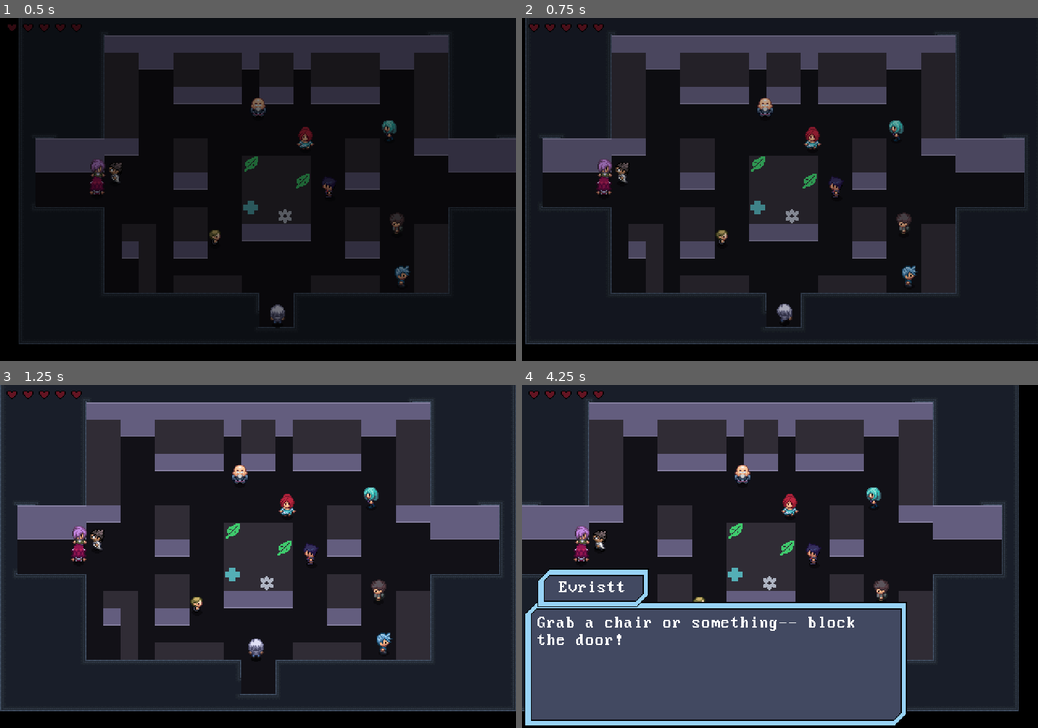
Above: before the commit, frames 1-4 (two rows, left to right).
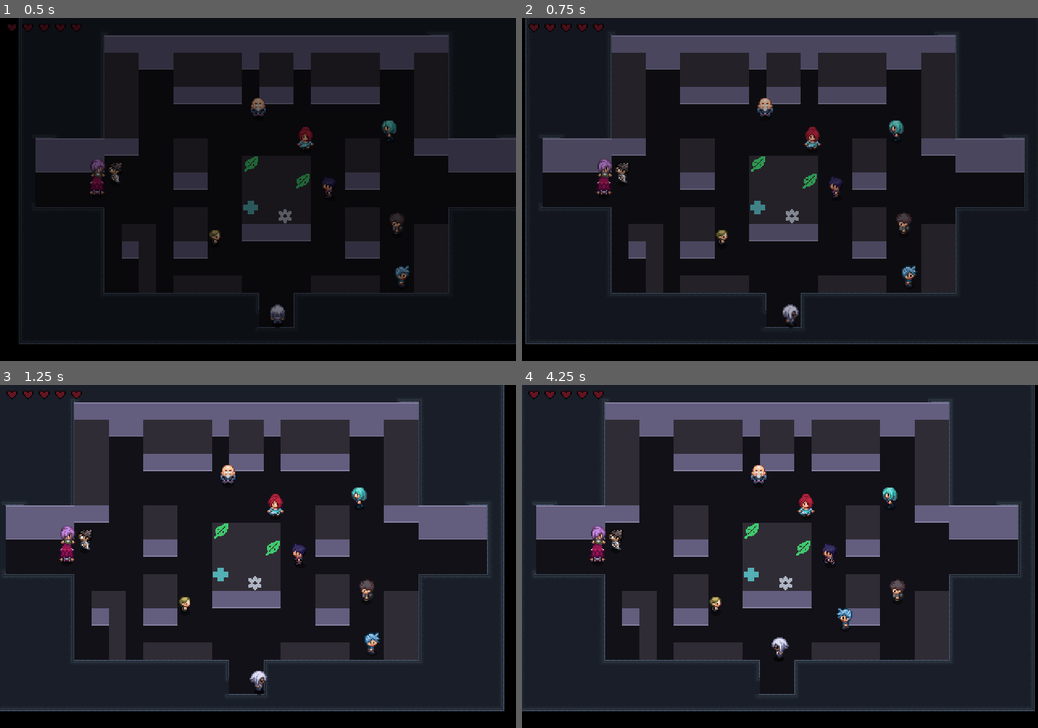
Above: after the commit, the same moments.

Repository: AmethystBlack/personal
Game: Godot game, scene res://world.tscn
Same seed, same stepped clock (60 frames per second), same inputs: the game is played once before the commit and once after it.
Inputs (mouse positions are in pixels of both pictures, inside the frame that each line leads up to):
- Up to frame 1 (0.5 s): no input
- Up to frame 2 (0.75 s): move the mouse to (909, 131) at 0.52 s; hold Right (ui_right) from 0.53 s (still down); tap Q (misc) at 0.6 s; click (909, 131) at 0.67 s
- Up to frame 3 (1.25 s): keep holding Right (ui_right)
- Up to frame 4 (4.25 s): move the mouse to (620, 539) at 1.27 s; release Right (ui_right) at 1.28 s; hold Down (ui_down) 1.28-2.03 s; tap Space (attack) at 1.35 s; click (620, 539) at 1.42 s; tap Q (misc) at 1.55, 2.1, 3.05, 3.6 s; move the mouse to (893, 642) at 2.02 s; hold Right (ui_right) 2.03-2.78 s; click (893, 642) at 2.17 s; move the mouse to (836, 628) at 2.77 s; hold Up (ui_up) 2.78-3.53 s; tap X (roll) at 2.85 s; click (836, 628) at 2.92 s; move the mouse to (816, 556) at 3.52 s; hold Left (ui_left) from 3.53 s (still down); click (816, 556) at 3.67 s

Frame 1 is identical in both runs. In frame 2, 0.2% of the frame differs, in the area x 49-54%, y 83-91%; in frame 3, 16%; in frame 4, 44%, in the area x 0-100%, y 0-100%.

Commit message:
cass's super mega awesome commit DO NOT STEAL
idk whats in this lol

Diff:
--- a/Polar/character/PolarNPC/Evristt/evristt.tscn
+++ b/Polar/character/PolarNPC/Evristt/evristt.tscn
@@ -152,6 +152,8 @@
 height = 14.0
 
 [node name="Evristt" instance=ExtResource("1_x42jb")]
+collision_layer = 3
+collision_mask = 1
 skin = ExtResource("2_yrk7i")
 
 [node name="ShadowSprite" type="Sprite2D" parent="." index="0"]
@@ -180,6 +182,10 @@
 [node name="AttackHitbox" parent="HitboxPivot" index="0"]
 collision_layer = 8
 
+[node name="InteractRange" parent="HitboxPivot" index="1"]
+collision_layer = 0
+collision_mask = 2
+
 [node name="Hurtbox" parent="." index="6" instance=ExtResource("4_65ibq")]
 collision_mask = 4
 
@@ -195,6 +201,10 @@
 [node name="Stats" parent="." index="9"]
 max_health = 5
 initiative = 70
+
+[node name="SoftCollision" parent="." index="10"]
+collision_layer = 1
+collision_mask = 1
 
 [node name="NavigationAgent2D" type="NavigationAgent2D" parent="." index="11"]
 path_desired_distance = 8.0
@@ -204,6 +214,10 @@
 radius = 12.0
 debug_enabled = true
 
+[node name="Interaction" parent="." index="12"]
+collision_layer = 2
+collision_mask = 0
+
 [connection signal="area_entered" from="Hurtbox" to="." method="_on_hurtbox_area_entered"]
 [connection signal="invincibility_ended" from="Hurtbox" to="." method="_on_hurtbox_invincibility_ended"]
 [connection signal="invincibility_started" from="Hurtbox" to="." method="_on_hurtbox_invincibility_started"]
--- a/Polar/character/actor.tscn
+++ b/Polar/character/actor.tscn
@@ -532,7 +532,8 @@
 height = 20.0
 
 [node name="Actor" type="CharacterBody2D"]
-collision_layer = 3
+collision_layer = 2
+collision_mask = 0
 script = ExtResource("1_rvb4x")
 skin = ExtResource("2_c7p8k")
 
@@ -565,6 +566,7 @@
 [node name="Hurtbox" parent="PhysicalCollision" instance=ExtResource("9_b1ox4")]
 position = Vector2(-2, -7.23998e-06)
 rotation = 1.5708
+collision_layer = 2
 collision_mask = 4
 
 [node name="CollisionShape2D" parent="PhysicalCollision/Hurtbox" index="0"]
@@ -598,7 +600,7 @@
 
 [node name="AttackHitbox" parent="HitboxPivot" instance=ExtResource("7_w6ww0")]
 position = Vector2(14, -7)
-collision_layer = 12
+collision_layer = 4
 script = ExtResource("8_0v0kl")
 
 [node name="CollisionShape2D" parent="HitboxPivot/AttackHitbox" index="0"]
@@ -608,7 +610,8 @@
 
 [node name="InteractRange" parent="HitboxPivot" instance=ExtResource("7_w6ww0")]
 position = Vector2(14, -7)
-collision_mask = 2
+collision_layer = 8
+collision_mask = 8
 script = null
 
 [node name="CollisionShape2D" parent="HitboxPivot/InteractRange" index="0"]
@@ -620,14 +623,16 @@
 [node name="Stats" parent="." instance=ExtResource("9_n3prt")]
 
 [node name="SoftCollision" parent="." instance=ExtResource("10_k7a2a")]
+collision_layer = 32
+collision_mask = 32
 
 [node name="CollisionShape2D" parent="SoftCollision" index="0"]
 visible = false
 shape = SubResource("CircleShape2D_uhepv")
 
 [node name="Interaction" type="Area2D" parent="."]
-collision_layer = 2
-collision_mask = 0
+collision_layer = 8
+collision_mask = 8
 
 [node name="CollisionShape2D" type="CollisionShape2D" parent="Interaction"]
 visible = false
--- a/Polar/character/player/player_control.gd
+++ b/Polar/character/player/player_control.gd
@@ -46,8 +46,8 @@
 
 
 func process_misc():
-	#interact()
-	h.map.introScene()
+	interact()
+	#h.map.introScene()
 
 func interact():
 	player.interactHitbox.disabled = false
--- a/Polar/maps/gift_shop.tscn
+++ b/Polar/maps/gift_shop.tscn
@@ -39,46 +39,68 @@
 
 [node name="Allia" parent="ObjectPlane/Actors" index="0" instance=ExtResource("2_b6qbh")]
 position = Vector2(345, 131)
+collision_layer = 3
+collision_mask = 1
 defaultFacing = 1
 
 [node name="Aurisch" parent="ObjectPlane/Actors" index="1" instance=ExtResource("3_k5hpl")]
 position = Vector2(90, 171)
+collision_layer = 3
+collision_mask = 1
 defaultFacing = 1
 
 [node name="Brite" parent="ObjectPlane/Actors" index="2" instance=ExtResource("4_vvdiq")]
 position = Vector2(357, 267)
+collision_layer = 3
+collision_mask = 1
 defaultFacing = 2
 
 [node name="Evristt" parent="ObjectPlane/Actors" index="3" instance=ExtResource("5_k307a")]
 position = Vector2(241, 303)
+collision_layer = 3
+collision_mask = 1
 defaultFacing = 3
 
 [node name="PlayerControl" parent="ObjectPlane/Actors/Evristt" index="14" instance=ExtResource("7_hodsc")]
 
 [node name="Flaw" parent="ObjectPlane/Actors" index="4" instance=ExtResource("6_d30u8")]
 position = Vector2(290, 185)
+collision_layer = 3
+collision_mask = 1
 defaultFacing = 1
 
 [node name="Jadd" parent="ObjectPlane/Actors" index="5" instance=ExtResource("7_igjdv")]
 position = Vector2(352, 219)
+collision_layer = 3
+collision_mask = 1
 defaultFacing = 1
 
 [node name="Kie" parent="ObjectPlane/Actors" index="6" instance=ExtResource("8_s2usi")]
 position = Vector2(183, 229)
+collision_layer = 3
+collision_mask = 1
 defaultFacing = 2
 
 [node name="Lee" parent="ObjectPlane/Actors" index="7" instance=ExtResource("9_ybnlt")]
 position = Vector2(74, 167)
+collision_layer = 3
+collision_mask = 1
 
 [node name="Maerunn" parent="ObjectPlane/Actors" index="8" instance=ExtResource("10_bs5iq")]
 position = Vector2(73, 183)
+collision_layer = 3
+collision_mask = 1
 defaultFacing = 3
 
 [node name="Maudritt" parent="ObjectPlane/Actors" index="9" instance=ExtResource("11_4ibsm")]
 position = Vector2(223, 110)
+collision_layer = 3
+collision_mask = 1
 
 [node name="North" parent="ObjectPlane/Actors" index="10" instance=ExtResource("12_v8oo1")]
 position = Vector2(267, 140)
+collision_layer = 3
+collision_mask = 1
 
 [node name="Resource" parent="ObjectPlane/Interactables" index="0" instance=ExtResource("14_qbfm8")]
 position = Vector2(216, 152)
--- a/Polar/maps/station.tscn
+++ b/Polar/maps/station.tscn
@@ -33,39 +33,63 @@
 
 [node name="Allia" parent="ObjectPlane" index="0" instance=ExtResource("2_mwyhu")]
 position = Vector2(284, 416)
+collision_layer = 3
+collision_mask = 1
 
 [node name="Aurisch" parent="ObjectPlane" index="1" instance=ExtResource("3_0aiqv")]
 position = Vector2(186, 321)
+collision_layer = 3
+collision_mask = 1
 
 [node name="Brite" parent="ObjectPlane" index="2" instance=ExtResource("4_rftux")]
 position = Vector2(167, 365)
+collision_layer = 3
+collision_mask = 1
 
 [node name="Evristt" parent="ObjectPlane" index="3" instance=ExtResource("5_4u2ep")]
 position = Vector2(299, 494)
+collision_layer = 3
+collision_mask = 1
 
 [node name="Flaw" parent="ObjectPlane" index="4" instance=ExtResource("6_agh1e")]
 position = Vector2(319, 512)
+collision_layer = 3
+collision_mask = 1
 
 [node name="Jadd" parent="ObjectPlane" index="5" instance=ExtResource("7_eaywx")]
 position = Vector2(263, 398)
+collision_layer = 3
+collision_mask = 1
 
 [node name="Kie" parent="ObjectPlane" index="6" instance=ExtResource("8_21vj0")]
 position = Vector2(279, 350)
+collision_layer = 3
+collision_mask = 1
 
 [node name="Lee" parent="ObjectPlane" index="7" instance=ExtResource("9_6abqd")]
 position = Vector2(341, 501)
+collision_layer = 3
+collision_mask = 1
 
 [node name="Maerunn" parent="ObjectPlane" index="8" instance=ExtResource("10_kkixc")]
 position = Vector2(320, 481)
+collision_layer = 3
+collision_mask = 1
 
 [node name="Maudritt" parent="ObjectPlane" index="9" instance=ExtResource("11_ccckv")]
 position = Vector2(164, 489)
+collision_layer = 3
+collision_mask = 1
 
 [node name="North" parent="ObjectPlane" index="10" instance=ExtResource("12_2i71d")]
 position = Vector2(361, 377)
+collision_layer = 3
+collision_mask = 1
 
 [node name="Venillo" parent="ObjectPlane" index="11" instance=ExtResource("14_wya3h")]
 position = Vector2(119, 403)
+collision_layer = 3
+collision_mask = 1
 
 [node name="Freibot" parent="ObjectPlane" index="12" instance=ExtResource("15_yenmb")]
 position = Vector2(253, 458)
--- a/Polar/project.godot
+++ b/Polar/project.godot
@@ -85,7 +85,8 @@
 
 2d_physics/layer_1="Physical Map"
 2d_physics/layer_2="Actors"
-2d_physics/layer_3="Hurtbox"
+2d_physics/layer_3="Damage"
+2d_physics/layer_4="Interaction"
 2d_physics/layer_6="SoftCollisions"
 
 [rendering]
--- a/Polar/testMapInherited.tscn
+++ b/Polar/testMapInherited.tscn
@@ -21,26 +21,32 @@
 
 [node name="Enemy" parent="ObjectPlane" index="0" instance=ExtResource("2_yc8tv")]
 position = Vector2(73, 418)
+collision_mask = 1
 skin = ExtResource("3_kmkwg")
 
 [node name="Enemy2" parent="ObjectPlane" index="1" instance=ExtResource("2_yc8tv")]
 position = Vector2(230, 324)
+collision_mask = 1
 skin = ExtResource("3_kmkwg")
 
 [node name="Enemy3" parent="ObjectPlane" index="2" instance=ExtResource("2_yc8tv")]
 position = Vector2(347, 431)
+collision_mask = 1
 skin = ExtResource("3_kmkwg")
 
 [node name="Enemy4" parent="ObjectPlane" index="3" instance=ExtResource("2_yc8tv")]
 position = Vector2(92, 340)
+collision_mask = 1
 skin = ExtResource("3_kmkwg")
 
 [node name="Enemy5" parent="ObjectPlane" index="4" instance=ExtResource("2_yc8tv")]
 position = Vector2(84, 532)
+collision_mask = 1
 skin = ExtResource("3_kmkwg")
 
 [node name="Enemy6" parent="ObjectPlane" index="5" instance=ExtResource("2_yc8tv")]
 position = Vector2(216, 462)
+collision_mask = 1
 skin = ExtResource("3_kmkwg")
 
 [node name="Evristt" parent="ObjectPlane/Actors" index="0" instance=ExtResource("4_iyq5f")]
